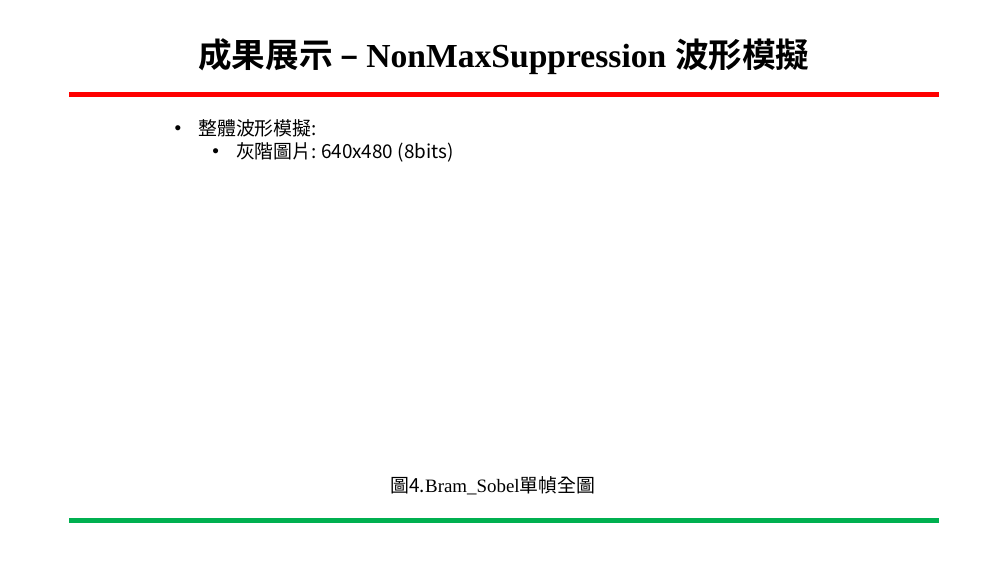
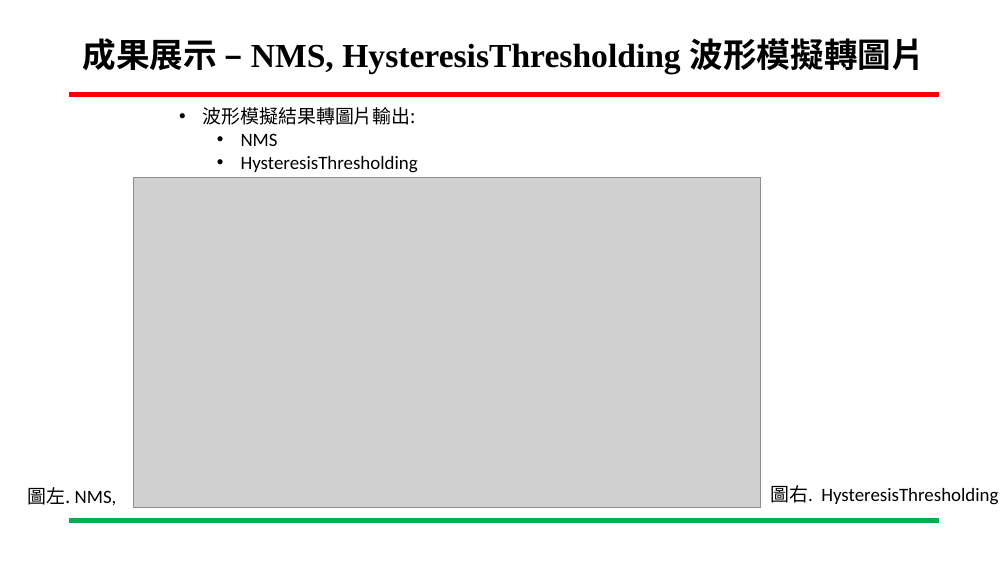
Before and after one commit to ing0331/FPGA, a slide deck: slide 27 of HW8_Canny_BRam/N06-Tutorial/專案進度報告-Canny_VGA-吳東穎-20230607.pptx (slide 25 before the commit). Drawn at 1008x567 pixels with LibreOffice and Linux fonts; fonts in the diff are those of the drawing; grey boxes stand for pictures; background and template pictures are left out. Boxes give left, top, right and bottom in pixels: in the first picture for what was removed or moved away, otherwise in the second. Text is boxed around its words. In the diff, an @@ line names an element or a change of style, - is before the commit and + after.

```diff
--- a/HW8_Canny_BRam/N06-Tutorial/專案進度報告-Canny_VGA-吳東穎-20230607.pptx
+++ b/HW8_Canny_BRam/N06-Tutorial/專案進度報告-Canny_VGA-吳東穎-20230607.pptx
@@ title at (83, 38, 925, 74): text changed @@
-成果展示 – NonMaxSuppression 波形模擬
+成果展示 – NMS, HysteresisThresholding 波形模擬轉圖片
@@ text at (203, 107, 418, 173): text changed; font Noto Sans CJK SC to Calibri @@
-• 整體波形模擬:
-  • 灰階圖片: 640x480 (8bits)
+• 波形模擬結果轉圖片輸出:
+  • NMS
+  • HysteresisThresholding
@@ picture added at (134, 178, 761, 508) @@
@@ text at (27, 487, 117, 506): text changed; font Times New Roman to Calibri @@
-圖4.Bram_Sobel單幀全圖
+圖左. NMS,
@@ text added at (770, 485, 998, 505), 18 pt, text #000000 @@
+圖右. HysteresisThresholding
```
Also in this commit, not shown: 18 other slides changed, 4 slides added, 3 slides removed, 2 other files.
